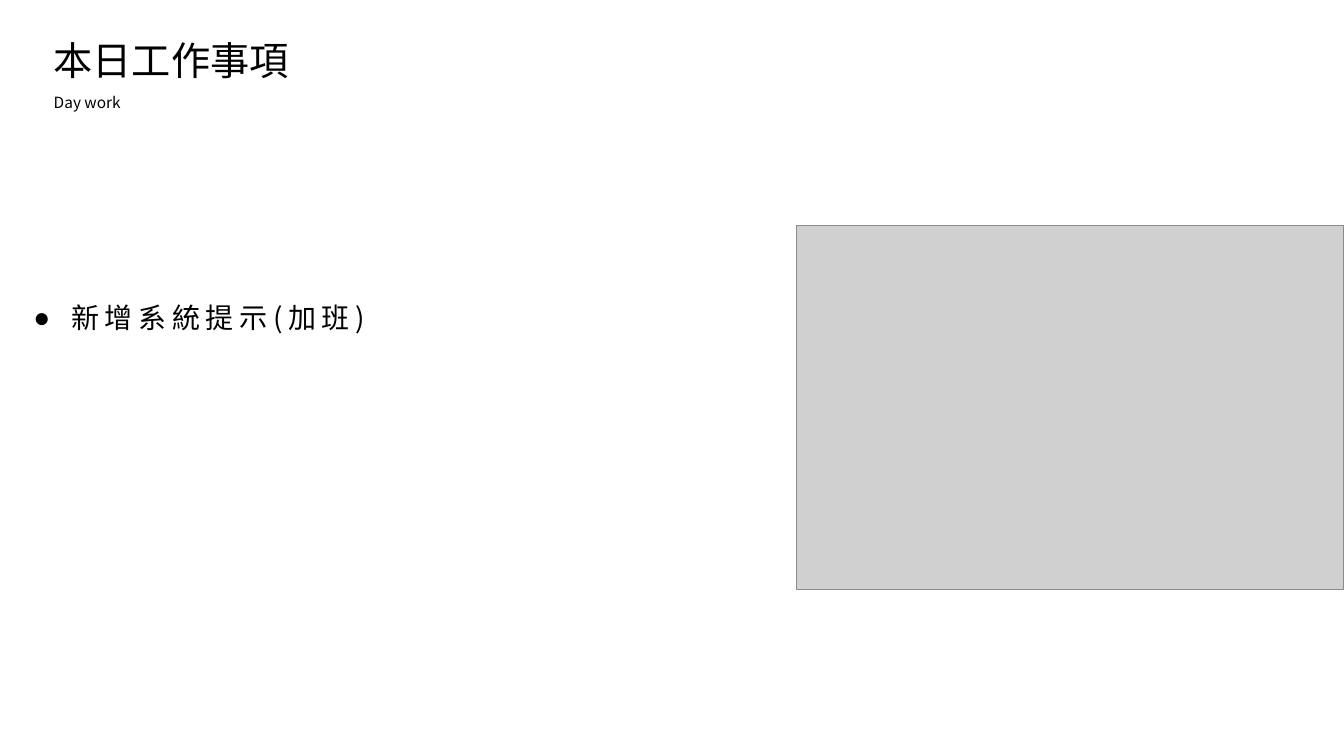
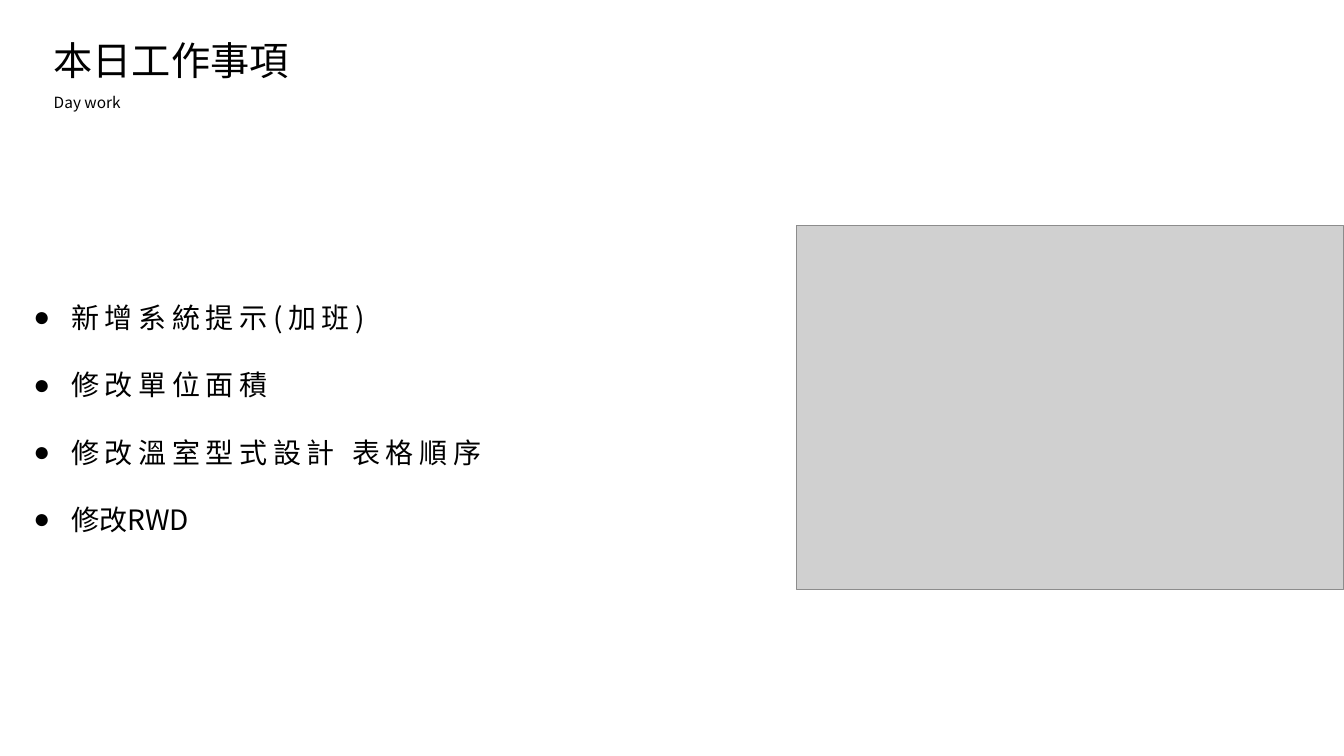
Before and after one commit to king637324/KnowledgeGreenhouseSystem, a slide deck: slide 2 of 工作日報_葉柏漢/2021.11/2021.10.29(加班)_2021.11.01工作日報_葉柏漢.pptx. Drawn at 1344x756 pixels with LibreOffice and Linux fonts; fonts in the diff are those of the drawing; grey boxes stand for pictures. Boxes give left, top, right and bottom in pixels: in the first picture for what was removed or moved away, otherwise in the second. Text is boxed around its words. In the diff, an @@ line names an element or a change of style, - is before the commit and + after.

```diff
--- a/工作日報_葉柏漢/2021.11/2021.10.29(加班)_2021.11.01工作日報_葉柏漢.pptx
+++ b/工作日報_葉柏漢/2021.11/2021.10.29(加班)_2021.11.01工作日報_葉柏漢.pptx
@@ text at bbox=[71, 371, 481, 533]: paragraphs added @@
+● 修改單位面積
+● 修改溫室型式設計 表格順序
+● 修改RWD
```
Also in this commit, not shown: 1 other slide changed, 3 slides added, 9 other files.
